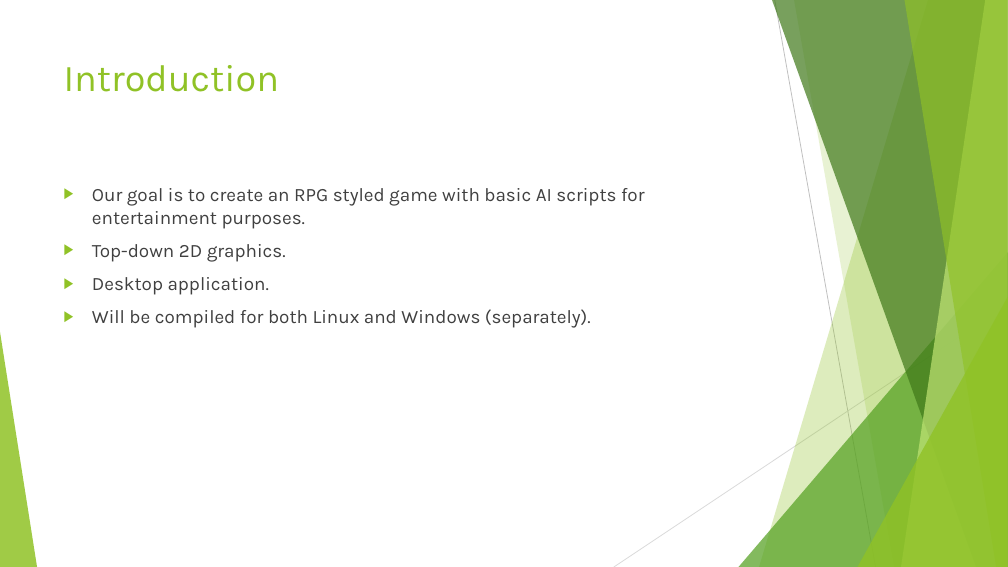
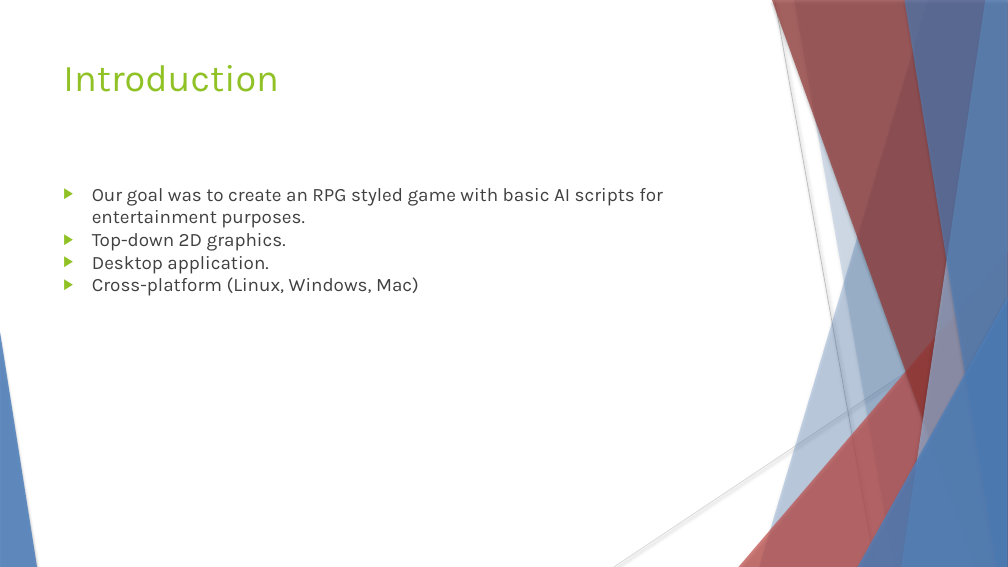
Before and after one commit to hanselrd/bubble-warrior-adventures, a slide deck: slide 2 of docs/presentation.pptx. Drawn at 1008x567 pixels with LibreOffice and Linux fonts; fonts in the diff are those of the drawing. Boxes give left, top, right and bottom in pixels: in the first picture for what was removed or moved away, otherwise in the second. Text is boxed around its words. In the diff, an @@ line names an element or a change of style, - is before the commit and + after.

Commit message:
Fixed presentation

```diff
--- a/docs/presentation.pptx
+++ b/docs/presentation.pptx
@@ freeform shape at bbox=[759, 0, 1008, 567]: fill #90C226 at 30% opacity to #4F81BD at 30% opacity; shadow on @@
@@ freeform shape at bbox=[772, 0, 1008, 567]: fill #3F7819 at 70% opacity to #953735 at 70% opacity; shadow on @@
@@ line (775, 0) - (876, 567): stroke #BFBFBF 0.75 pt to #BFBFBF 0.74 pt @@
@@ freeform shape at bbox=[794, 0, 1008, 567]: fill #90C226 at 20% opacity to #4F81BD at 20% opacity; shadow on; outline redrawn @@
@@ freeform shape at bbox=[901, 0, 1008, 567]: fill #C0E474 at 70% opacity to #95B3D7 at 70% opacity; shadow on @@
@@ freeform shape at bbox=[904, 0, 1008, 567]: fill #90C226 at 65% opacity to #4F81BD at 65% opacity; shadow on @@
@@ text at bbox=[92, 188, 663, 228]: text changed @@
-▶ Our goal is to create an RPG styled game with basic AI scripts for entertainment purposes.
+▶ Our goal was to create an RPG styled game with basic AI scripts for entertainment purposes.
@@ text at bbox=[92, 233, 286, 274]: indent changed; less space between paragraphs @@
@@ triangle at bbox=[739, 252, 1008, 567]: fill #54A021 at 72% opacity to #C0504D at 72% opacity; shadow on @@
@@ text at bbox=[92, 277, 419, 296]: text changed @@
-▶ Will be compiled for both Linux and Windows (separately).
+▶ Cross-platform (Linux, Windows, Mac)
@@ triangle at bbox=[858, 297, 1008, 567]: fill #90C226 at 80% opacity to #4F81BD at 80% opacity; shadow on @@
@@ line (1008, 305) - (614, 567): stroke #D9D9D9 0.75 pt to #D9D9D9 0.74 pt @@
@@ triangle at bbox=[0, 332, 37, 567]: fill #90C226 at 85% opacity to #4F81BD at 85% opacity; shadow on @@
```
Also in this commit, not shown: 5 other slides changed, 1 slide added, 1 slide removed.
